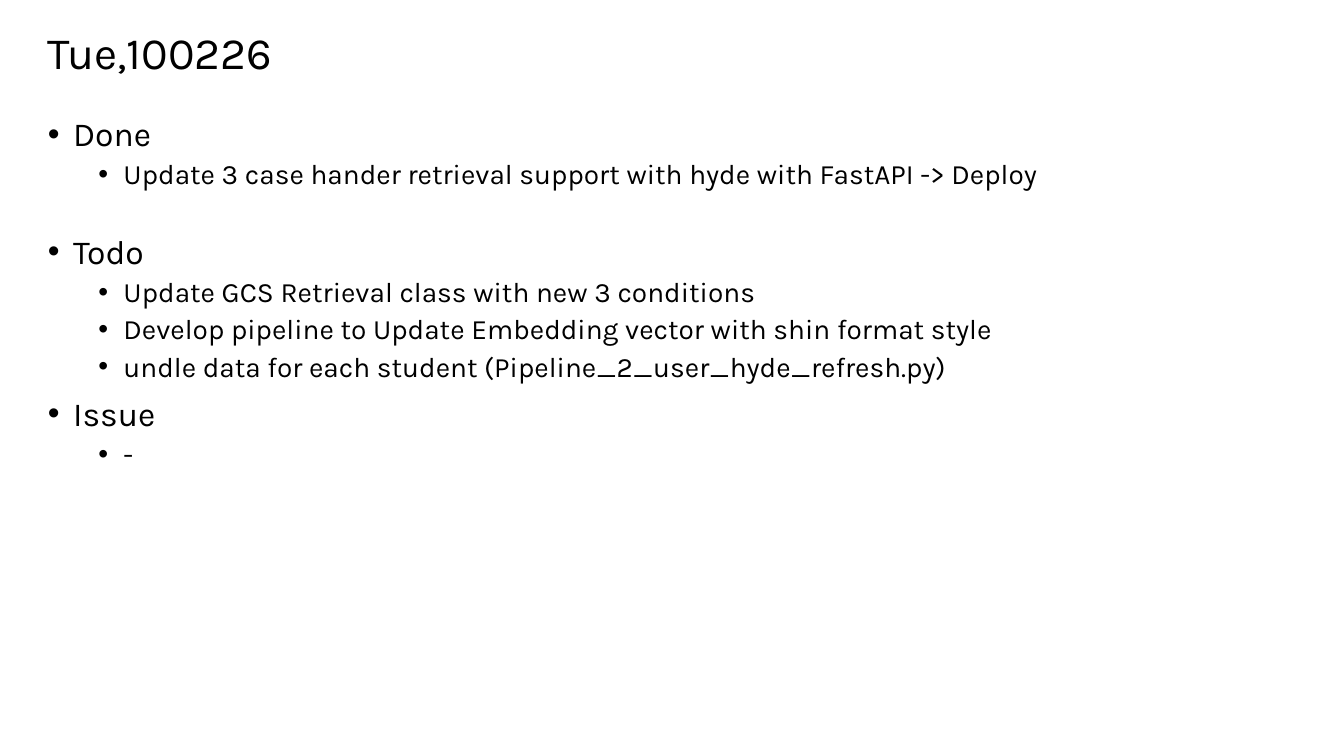
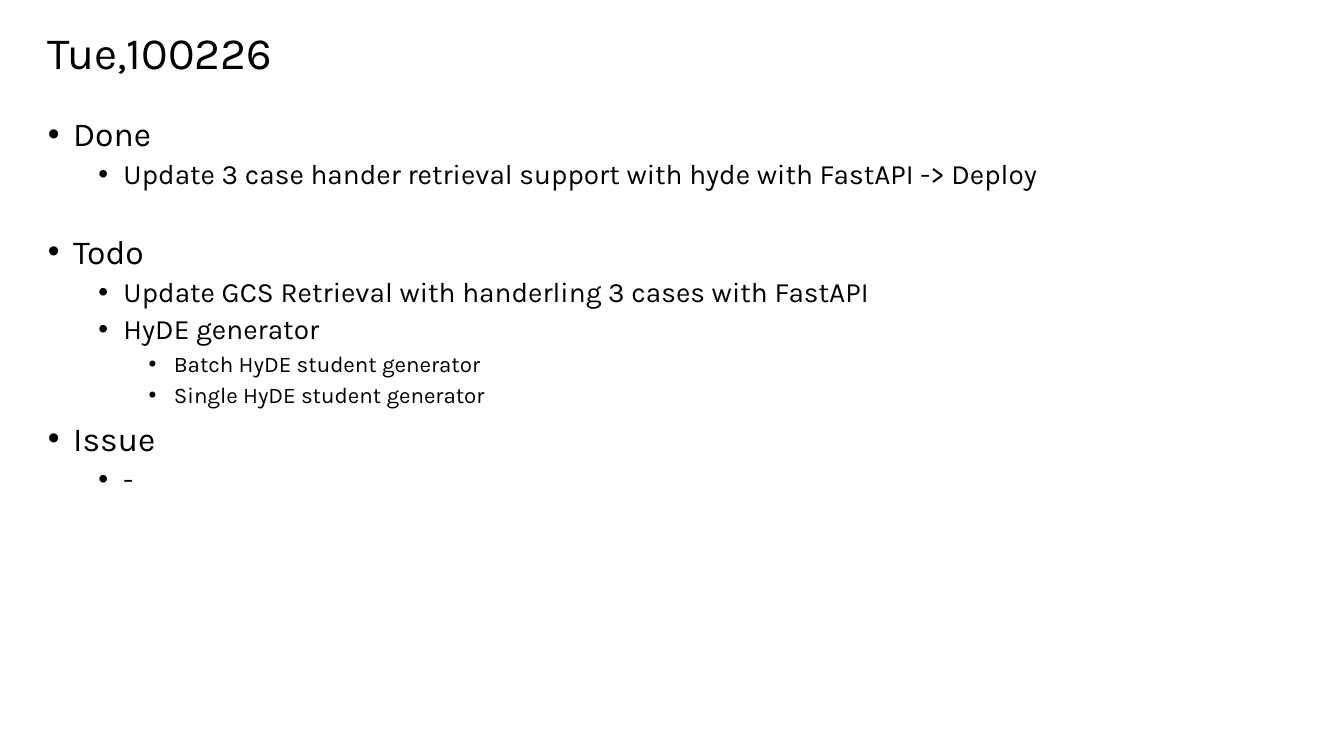
Before and after one commit to TunKedsaro/Hyde, a slide deck: slide 23 of logs/Ghostdeck.pptx (slide 21 before the commit). Drawn at 1344x756 pixels with LibreOffice and Linux fonts; fonts in the diff are those of the drawing. Boxes give left, top, right and bottom in pixels: in the first picture for what was removed or moved away, otherwise in the second. Text is boxed around its words. In the diff, an @@ line names an element or a change of style, - is before the commit and + after.

Commit message:
feat(subscore) : explor subscore pipeline

```diff
--- a/logs/Ghostdeck.pptx
+++ b/logs/Ghostdeck.pptx
@@ text at <box>123,282,869,409</box>: text changed @@
-  • Update GCS Retrieval class with new 3 conditions
-  • Develop pipeline to Update Embedding vector with shin format style
-  • undle data for each student (Pipeline_2_user_hyde_refresh.py)
+  • Update GCS Retrieval with handerling 3 cases with FastAPI
+  • HyDE generator
+    • Batch HyDE student generator
+    • Single HyDE student generator
```
Also in this commit, not shown: 4 other slides changed, 2 slides added, 3 other files.
